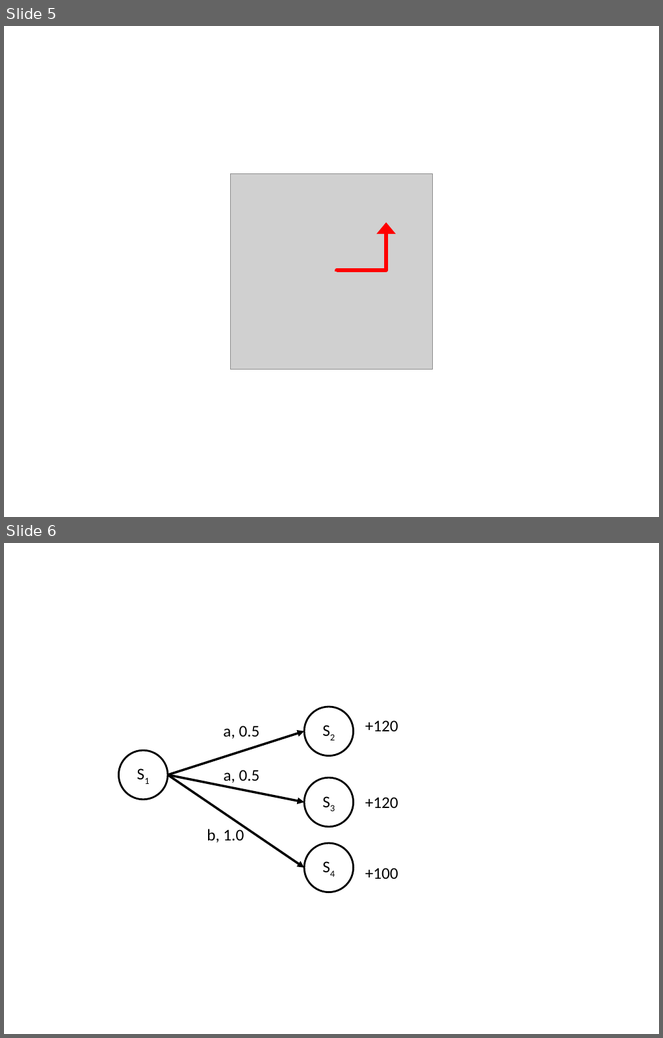
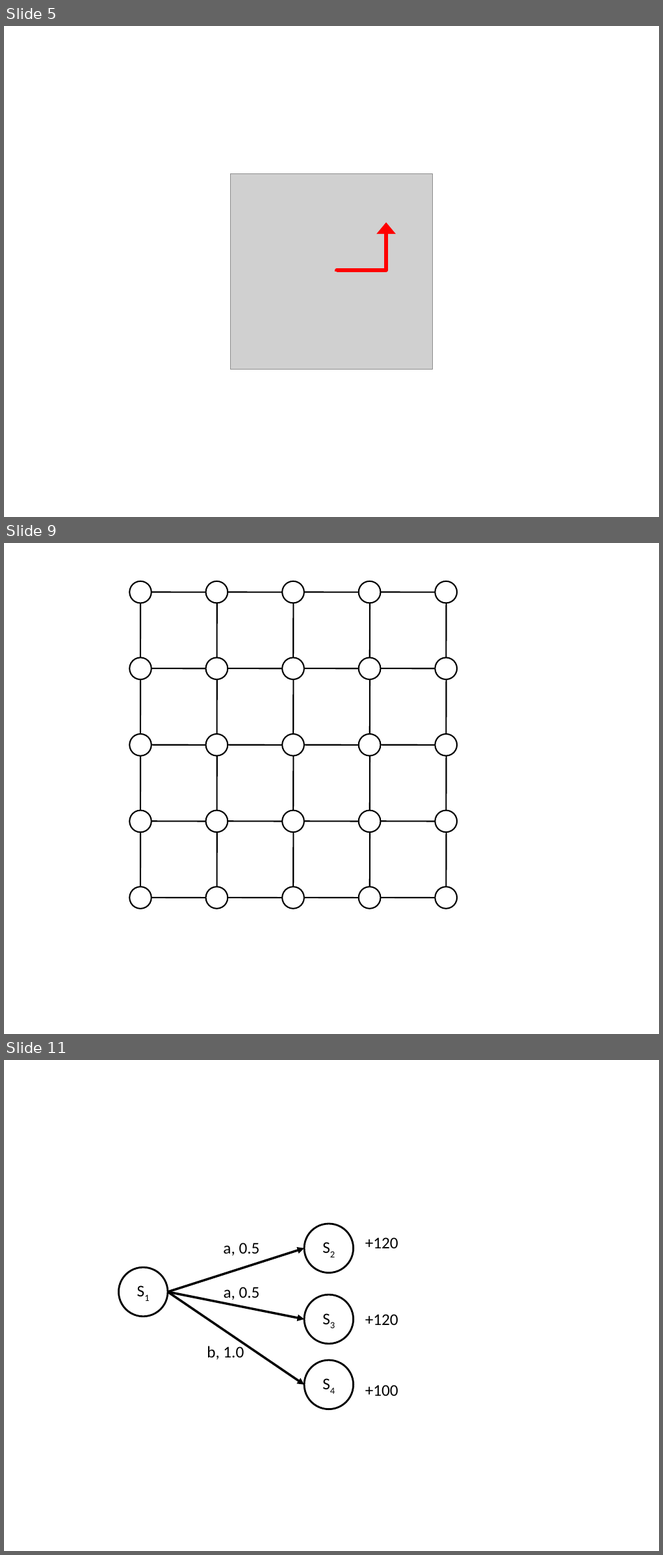
Before and after one commit to lono175/Thesis, a slide deck: figures/figures.pptx. Shown one above the other, each under a label of ours: slides 5 and 6 before the commit, slides 5, 9 and 11 after it; the slides between them are not shown. The pictures are 663x1038 and 663x1555 pixels, drawn with LibreOffice and Linux fonts; fonts in the diff are those of the drawing; grey boxes stand for pictures. Boxes give left, top, right and bottom in pixels: in the first picture for what was removed or moved away, otherwise in the second. Text is boxed around its words. In the diff, an @@ line names an element or a change of style, - is before the commit and + after.

```diff
--- a/figures/figures.pptx
+++ b/figures/figures.pptx
@@ slide 9 added at [4, 543, 659, 1034], background #FFFFFF @@
@@ ellipse added at [130, 581, 152, 603], fill #FFFFFF, outline #000000 1.5 pt @@
@@ group added at [152, 581, 457, 603]: 4 ellipses, 4 lines @@
@@ line added from (140, 603) to (140, 657), #000000 1.5 pt @@
@@ group added at [217, 603, 446, 657]: 4 lines @@
@@ ellipse added at [130, 657, 152, 679], fill #FFFFFF, outline #000000 1.5 pt @@
@@ group added at [152, 657, 457, 679]: 4 ellipses, 4 lines @@
@@ line added from (140, 680) to (140, 734), #000000 1.5 pt @@
@@ group added at [217, 679, 446, 734]: 4 lines @@
@@ ellipse added at [130, 734, 152, 756], fill #FFFFFF, outline #000000 1.5 pt @@
@@ line added from (140, 756) to (140, 810), #000000 1.5 pt @@
@@ group added at [152, 734, 457, 756]: 4 ellipses, 4 lines @@
@@ group added at [217, 756, 446, 810]: 4 lines @@
@@ ellipse added at [130, 810, 152, 832], fill #FFFFFF, outline #000000 1.5 pt @@
@@ line added from (140, 833) to (140, 887), #000000 1.5 pt @@
@@ group added at [152, 810, 457, 832]: 4 ellipses, 4 lines @@
@@ group added at [217, 833, 446, 887]: 4 lines @@
@@ ellipse added at [130, 887, 152, 908], fill #FFFFFF, outline #000000 1.5 pt @@
@@ group added at [152, 887, 457, 908]: 4 ellipses, 4 lines @@
@@ what was slide 6 is now slide 11 @@
```
Also in this commit, not shown: 4 other slides added, 4 other files.
